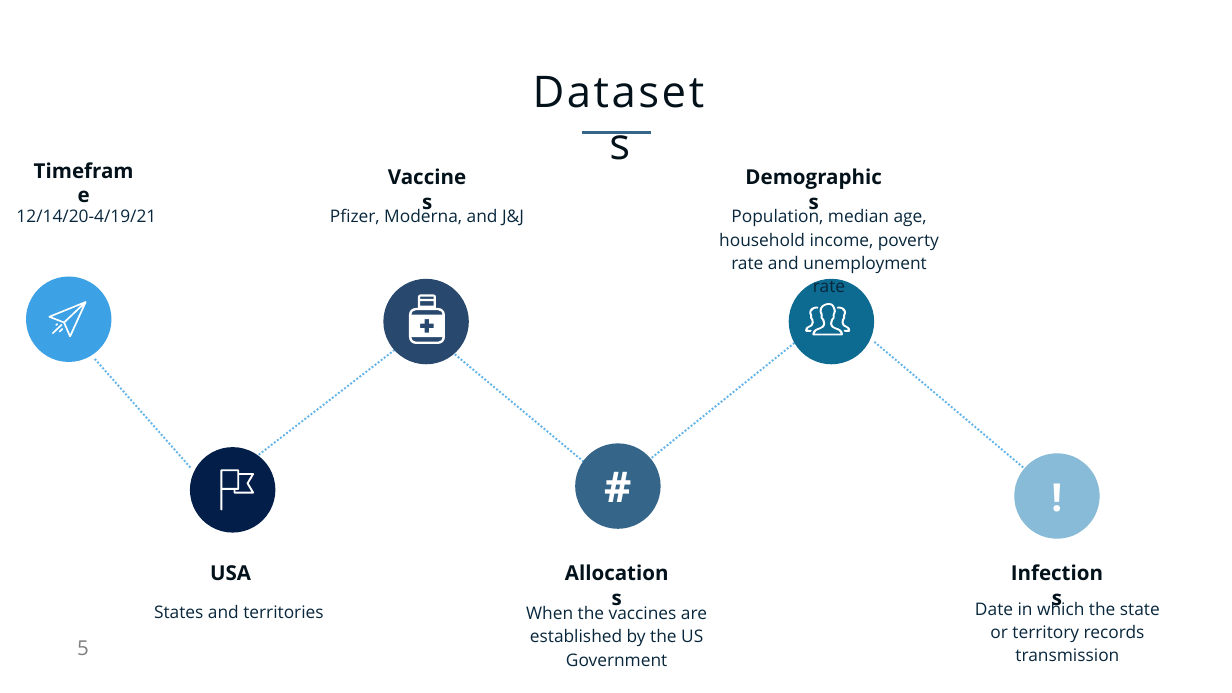
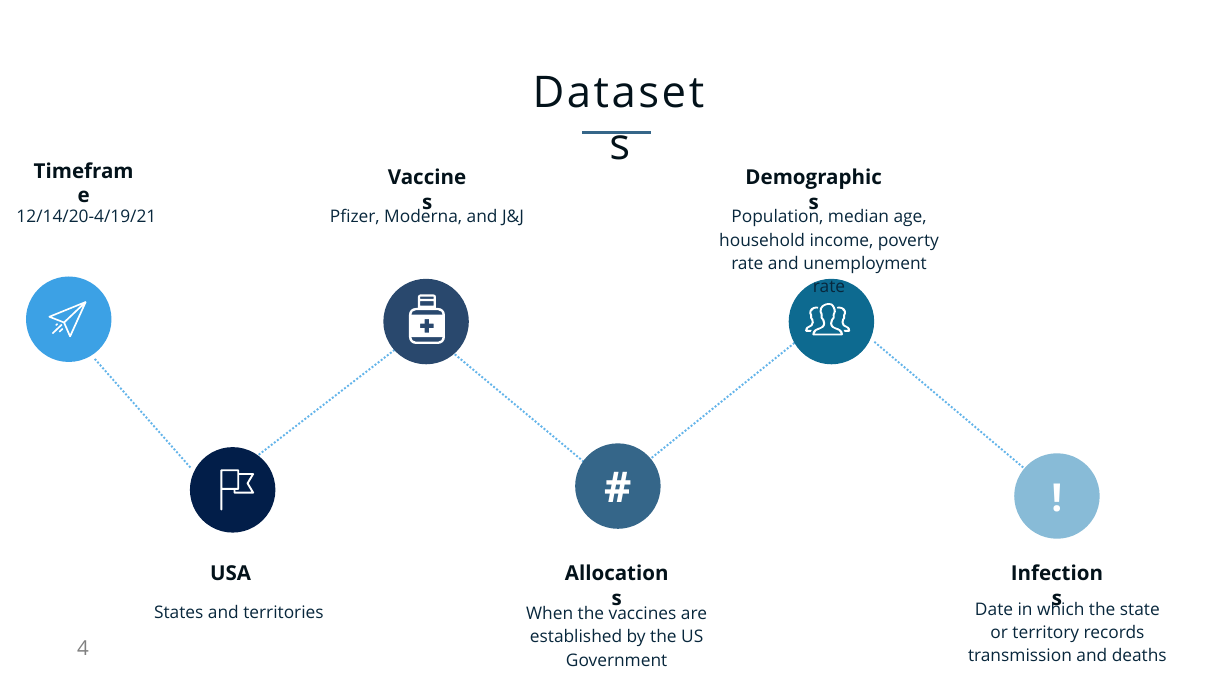
Before and after one commit to AnneNiemiec/Project_One, a slide deck: slide 4 of presentation/Project_one.pptx (slide 5 before the commit). Drawn at 1232x693 pixels with LibreOffice and Linux fonts; fonts in the diff are those of the drawing. Boxes give left, top, right and bottom in pixels: in the first picture for what was removed or moved away, otherwise in the second. Text is boxed around its words. In the diff, an @@ line names an element or a change of style, - is before the commit and + after.

```diff
--- a/presentation/Project_one.pptx
+++ b/presentation/Project_one.pptx
@@ text at (x1=968, y1=599, x2=1167, y2=661): text changed @@
-Date in which the state or territory records transmission
+Date in which the state or territory records transmission and deaths
@@ page number at (x1=77, y1=640, x2=89, y2=655): text changed @@
-5
+4
```
Also in this commit, not shown: 5 other slides changed, 8 slides added, 20 slides removed, 2 other files.
